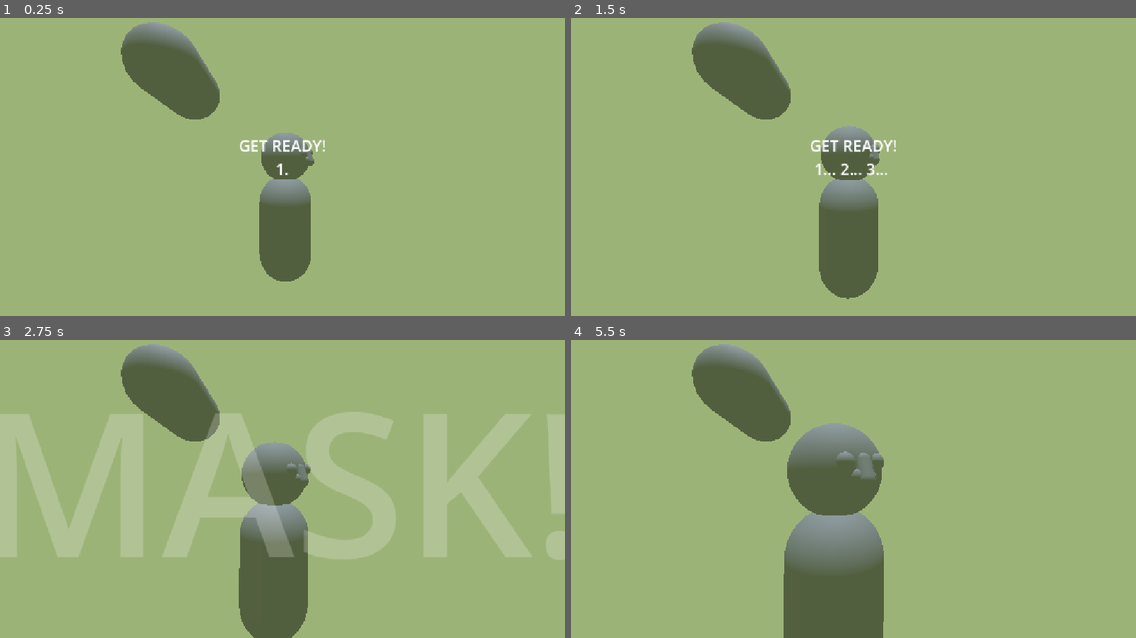
Above: before the commit, frames 1-4 (two rows, left to right).
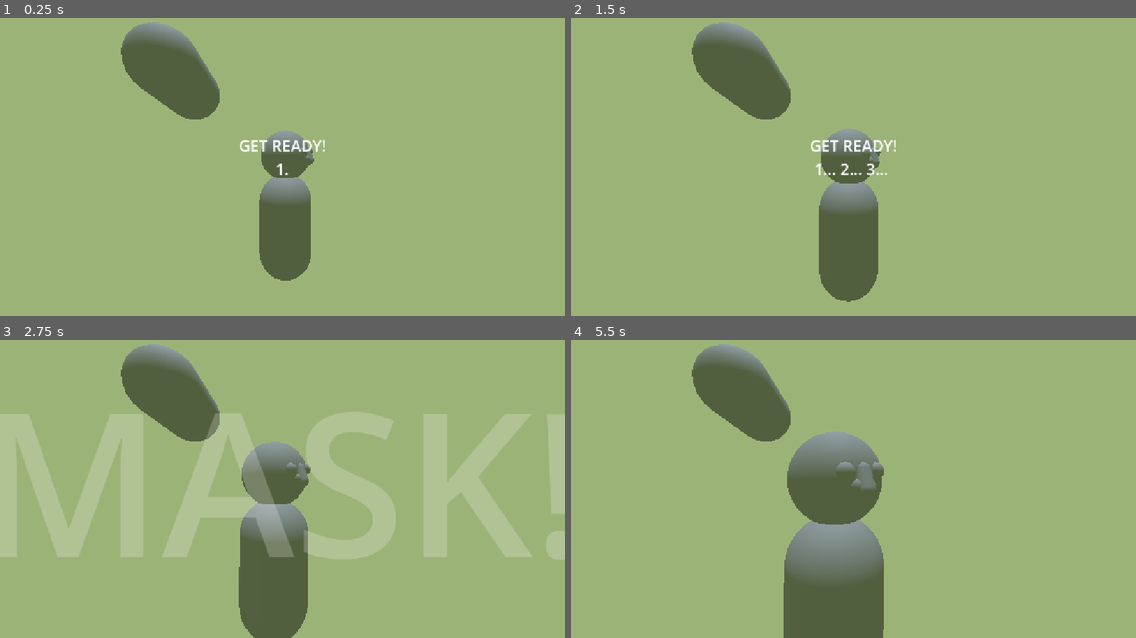
Above: after the commit, the same moments.

Repository: moziz/giants-gala-journey-2026
Game: Godot game, scene res://riku/riku.tscn
The game is run twice, just before and just after one commit, with the same random seed, the same clock (stepped at 60 frames per second) and the same inputs.
Inputs:
- Up to frame 1 (0.25 s): no input
- Up to frame 2 (1.5 s): hold Ctrl 0.53-1.28 s; tap Shift at 1.35 s
- Up to frame 3 (2.75 s): hold Ctrl from 2.03 s (still down)
- Up to frame 4 (5.5 s): release Ctrl at 2.78 s; tap Shift at 2.85, 4.35 s; hold Ctrl 3.53-4.28 s; hold Ctrl from 5.03 s (still down)

The runs differ from the first frame. In frame 1, 0.2% of the frame differs, in the area x 45-56%, y 37-89%; in frame 2, 0.4%; in frame 3, less than 0.1%; in frame 4, 1.8%, in the area x 37-56%, y 27-98%.

Commit message:
viisi jattia

Diff:
--- a/giants-gala-godot/riku/camera_3d.gd
+++ b/giants-gala-godot/riku/camera_3d.gd
@@ -8,4 +8,4 @@
 		return
 
 	var l := 1 - pow(0.7, delta)
-	fov = lerpf(fov, 50, l)
+	fov = lerpf(fov, 35, l)
--- a/giants-gala-godot/riku/hytke.gd
+++ b/giants-gala-godot/riku/hytke.gd
@@ -5,7 +5,7 @@
 @onready var target_pos := position
 @onready var target_rot := rotation
 @onready var breathe := randf() * TAU
-@onready var breathe_speed := randf_range(0.9, 1.0)
+@onready var breathe_speed := randf_range(0.7, 1.0)
 var interval := 0.0
 
 func _process(delta):
--- a/giants-gala-godot/riku/jattilaiset.gd
+++ b/giants-gala-godot/riku/jattilaiset.gd
@@ -18,7 +18,7 @@
 	LOPUN_ALKU = false
 	LOPPU = false
 	singleton = self
-	for i in range(7):
+	for i in range(5):
 		var jatti :Node3D= YKSI_JATTILAINEN.instantiate()
 		self.add_child(jatti)
 		jatti.position.x = ALKUMATKA + ALKU_INTERVALLI + i * INTERVALLI
@@ -27,7 +27,7 @@
 
 static func get_closest_cammera_target_pos(src: Vector3):
 	if LOPPU:
-		return get_closest_cammera_target(src).global_position + Vector3.UP * 10
+		return get_closest_cammera_target(src).global_position + Vector3.UP * -10
 	return get_closest_cammera_target(src).global_position
 
 static var countdown : float = 1.0
--- a/giants-gala-godot/riku/salami_valo.gd
+++ b/giants-gala-godot/riku/salami_valo.gd
@@ -1,7 +1,12 @@
 extends SpotLight3D
+
+func _ready():
+	light_energy = 0
 
 var treshold := 0.0
 func _physics_process(delta):
+	if !Jattilaiset.LOPUN_ALKU:
+		return
 	light_energy = 0
 	treshold -= delta
 	if treshold <= randf():
